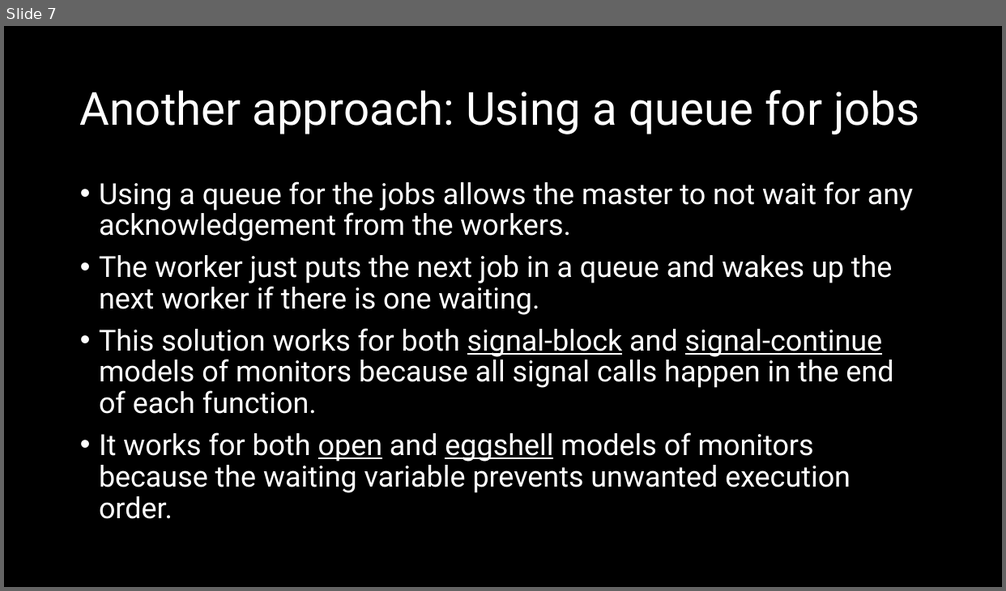
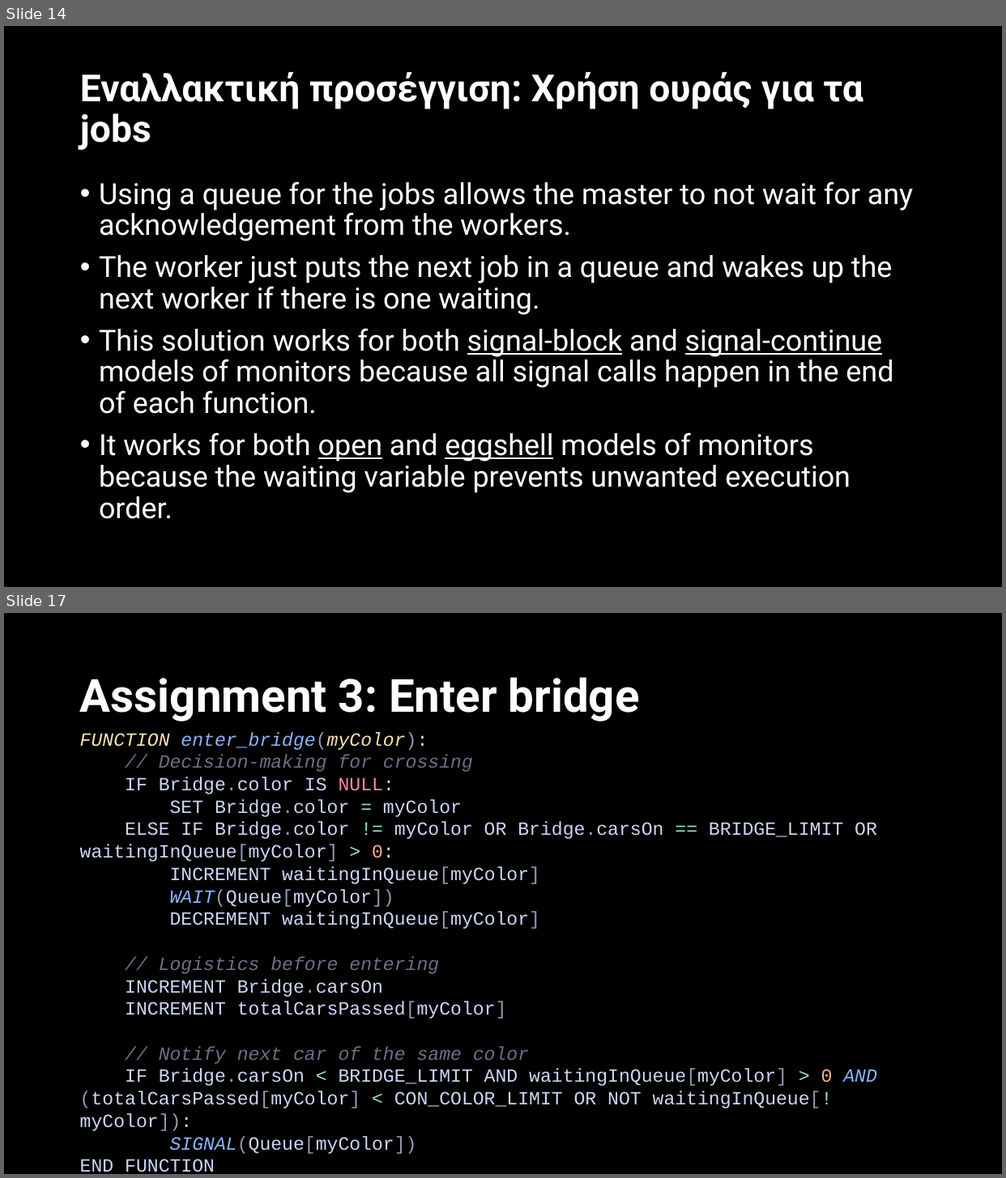
Before and after one commit to ACrispyCookie/ECE321-Concurrent-Programming, a slide deck: Project3/G9-3.pptx. Shown one above the other, each under a label of ours: slide 7 before the commit, slides 14 and 17 after it; the slides between them are not shown. The pictures are 1006x591 and 1006x1178 pixels, drawn with LibreOffice and Linux fonts; fonts in the diff are those of the drawing. Boxes give left, top, right and bottom in pixels: in the first picture for what was removed or moved away, otherwise in the second. Text is boxed around its words. In the diff, an @@ line names an element or a change of style, - is before the commit and + after.

```diff
--- a/Project3/G9-3.pptx
+++ b/Project3/G9-3.pptx
@@ slide 17 added at (x1=4, y1=613, x2=1002, y2=1174), background #000000 @@
@@ title added at (x1=80, y1=677, x2=640, y2=722), 44 pt, text #FFFFFF, bold @@
+Assignment 3: Enter bridge
@@ text added at (x1=80, y1=732, x2=877, y2=1173), 18 pt, text #CDD6F4 @@
+FUNCTION enter_bridge(myColor):
+// Decision-making for crossing
+IF Bridge.color IS NULL:
+SET Bridge.color = myColor
+ELSE IF Bridge.color != myColor OR Bridge.carsOn == BRIDGE_LIMIT OR waitingInQueue[myColor] > 0:
+INCREMENT waitingInQueue[myColor]
+WAIT(Queue[myColor])
+DECREMENT waitingInQueue[myColor]
+// Logistics before entering
+INCREMENT Bridge.carsOn
+INCREMENT totalCarsPassed[myColor]
+// Notify next car of the same color
+IF Bridge.carsOn < BRIDGE_LIMIT AND waitingInQueue[myColor] > 0 AND (totalCarsPassed[myColor] < CON_COLOR_LIMIT OR NOT waitingInQueue[!myColor]):
+SIGNAL(Queue[myColor])
+END FUNCTION
@@ what was slide 7 is now slide 14 @@
@@ slide 14 changed as well @@
@@ title at (x1=80, y1=72, x2=863, y2=150): text changed; size 44 to 36 pt; bold on @@
-Another approach: Using a queue for jobs
+Εναλλακτική προσέγγιση: Χρήση ουράς για τα jobs
```
Also in this commit, not shown: 4 other slides changed, 34 other slides added, 25 other files.
